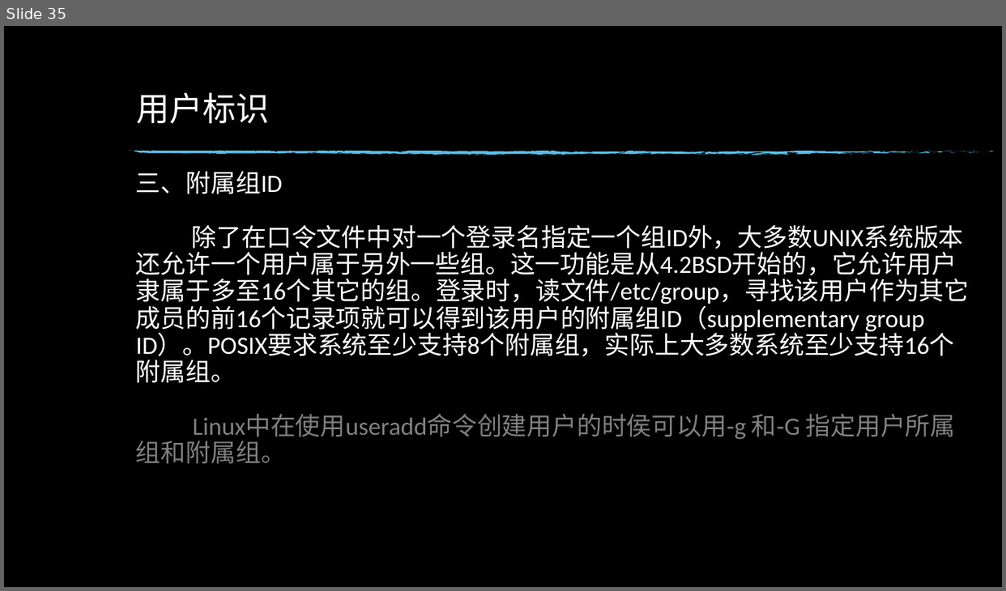
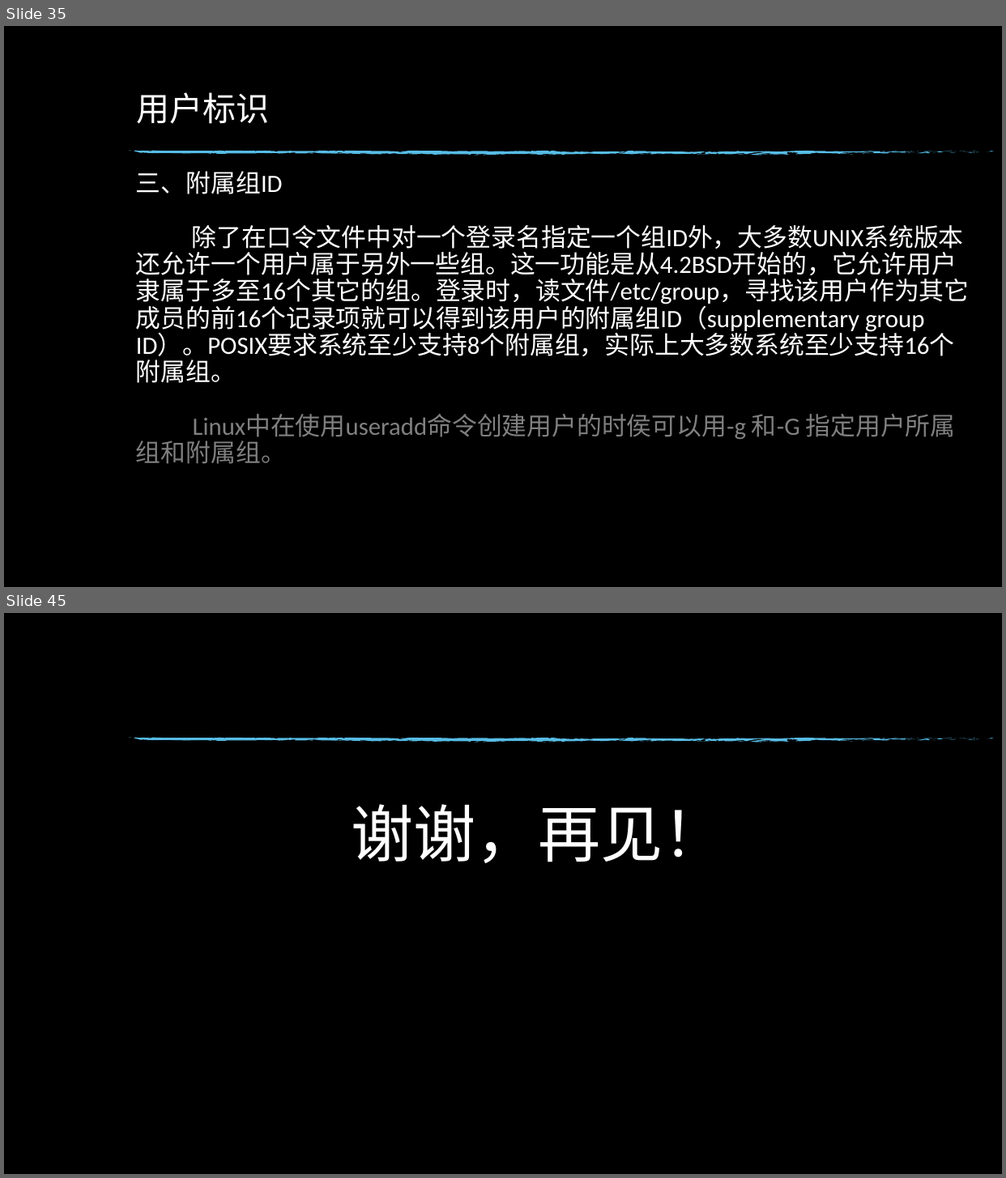
Before and after one commit to hym-dn/APUE, a slide deck: Doc/UNIX开发01.pptx. Shown one above the other, each under a label of ours: slide 35 before the commit, slides 35 and 45 after it; the slides between them are not shown. The pictures are 1006x591 and 1006x1178 pixels, drawn with LibreOffice and Linux fonts; fonts in the diff are those of the drawing; background and template pictures are left out. Boxes give left, top, right and bottom in pixels: in the first picture for what was removed or moved away, otherwise in the second. Text is boxed around its words. In the diff, an @@ line names an element or a change of style, - is before the commit and + after.

```diff
--- a/Doc/UNIX开发01.pptx
+++ b/Doc/UNIX开发01.pptx
@@ slide 45 added at <box>4,613,1002,1174</box>, background picture (left out); not listed: 74 template elements that a slide beside it also shows @@
@@ text added at <box>351,804,725,863</box>, 60 pt, text #FFFFFF @@
+谢谢，再见！
```
Also in this commit, not shown: 9 other slides added.
